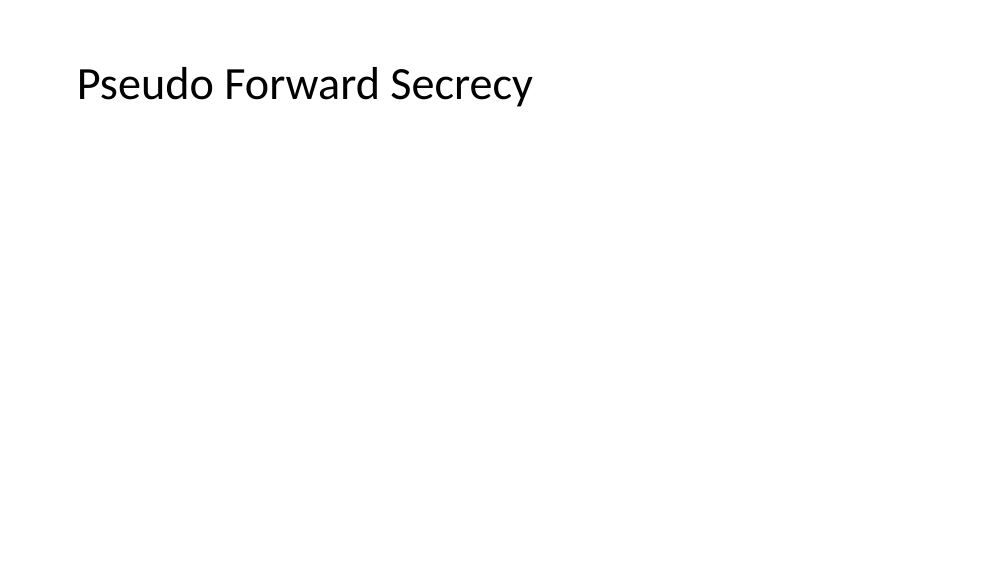
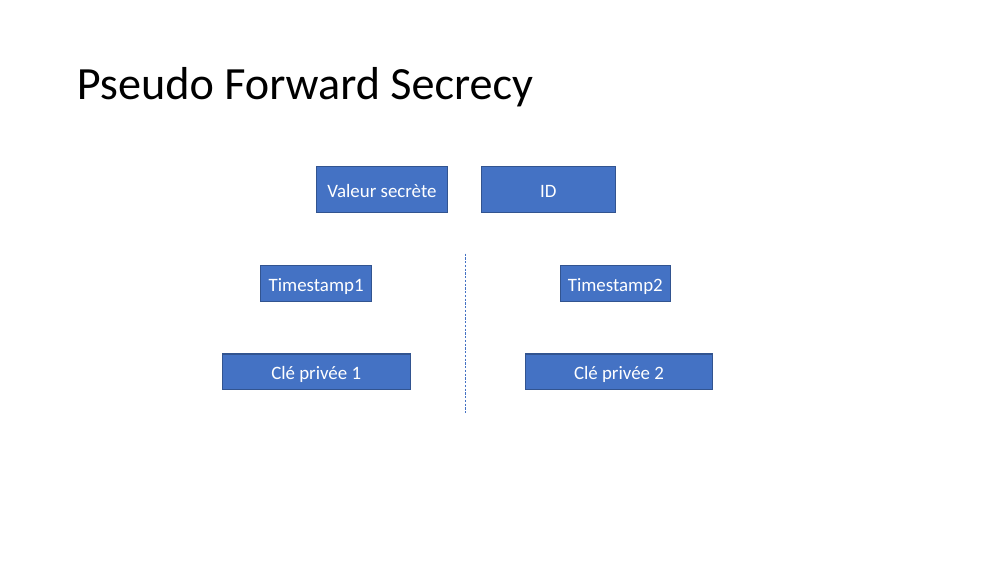
Before and after one commit to mbonjour/TB_Bonjour, a slide deck: slide 23 of Presentation/Presentation_TB_Mickael_Bonjour.pptx (slide 22 before the commit). Drawn at 1008x567 pixels with LibreOffice and Linux fonts; fonts in the diff are those of the drawing; background and template pictures are left out. Boxes give left, top, right and bottom in pixels: in the first picture for what was removed or moved away, otherwise in the second. Text is boxed around its words. In the diff, an @@ line names an element or a change of style, - is before the commit and + after.

Commit message:
Updated Presentation

```diff
--- a/Presentation/Presentation_TB_Mickael_Bonjour.pptx
+++ b/Presentation/Presentation_TB_Mickael_Bonjour.pptx
@@ rectangle added at (x1=316, y1=166, x2=448, y2=212), fill #4472C4, outline #325491 1 pt, 18 pt, text #FFFFFF @@
+Valeur secrète
@@ rectangle added at (x1=482, y1=166, x2=616, y2=212), fill #4472C4, outline #325491 1 pt, 18 pt, text #FFFFFF @@
+ID
@@ rectangle added at (x1=261, y1=265, x2=371, y2=301), fill #4472C4, outline #325491 1 pt, 18 pt, text #FFFFFF @@
+Timestamp1
@@ line added from (465, 253) to (465, 414), #4472C4 0.5 pt dashed @@
@@ rectangle added at (x1=560, y1=265, x2=671, y2=301), fill #4472C4, outline #325491 1 pt, 18 pt, text #FFFFFF @@
+Timestamp2
@@ rectangle added at (x1=222, y1=354, x2=410, y2=389), fill #4472C4, outline #325491 1 pt, 18 pt, text #FFFFFF @@
+Clé privée 1
@@ rectangle added at (x1=526, y1=354, x2=713, y2=389), fill #4472C4, outline #325491 1 pt, 18 pt, text #FFFFFF @@
+Clé privée 2
```
Also in this commit, not shown: 16 other slides changed, 5 slides added, 1 slide removed.
